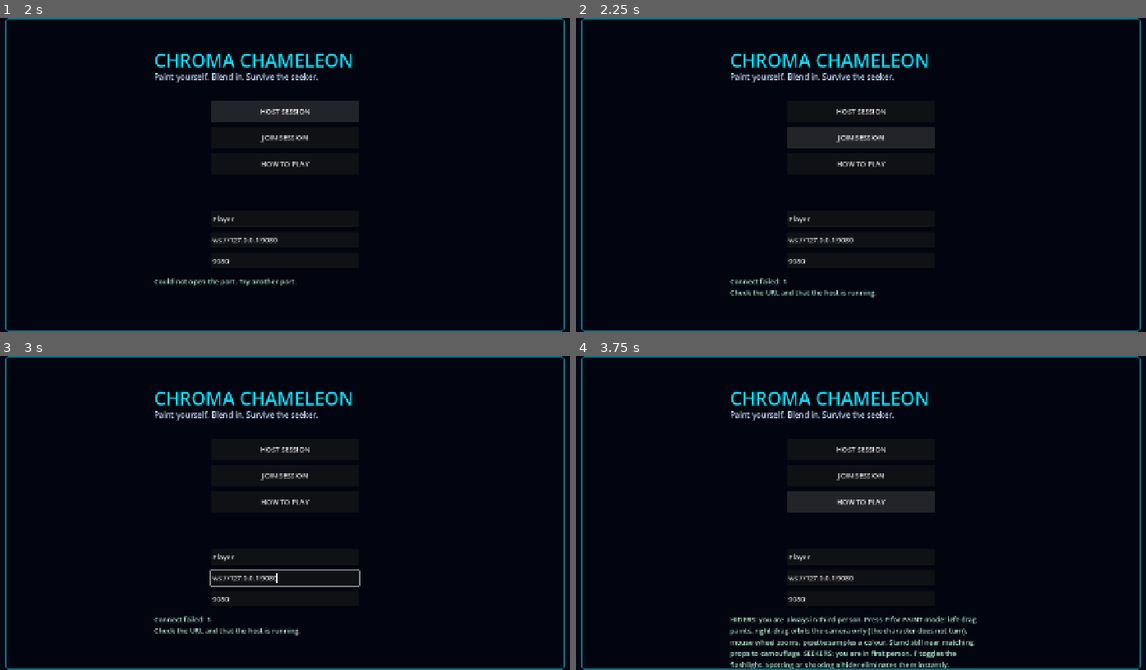
Above: before the commit, frames 1-4 (two rows, left to right).
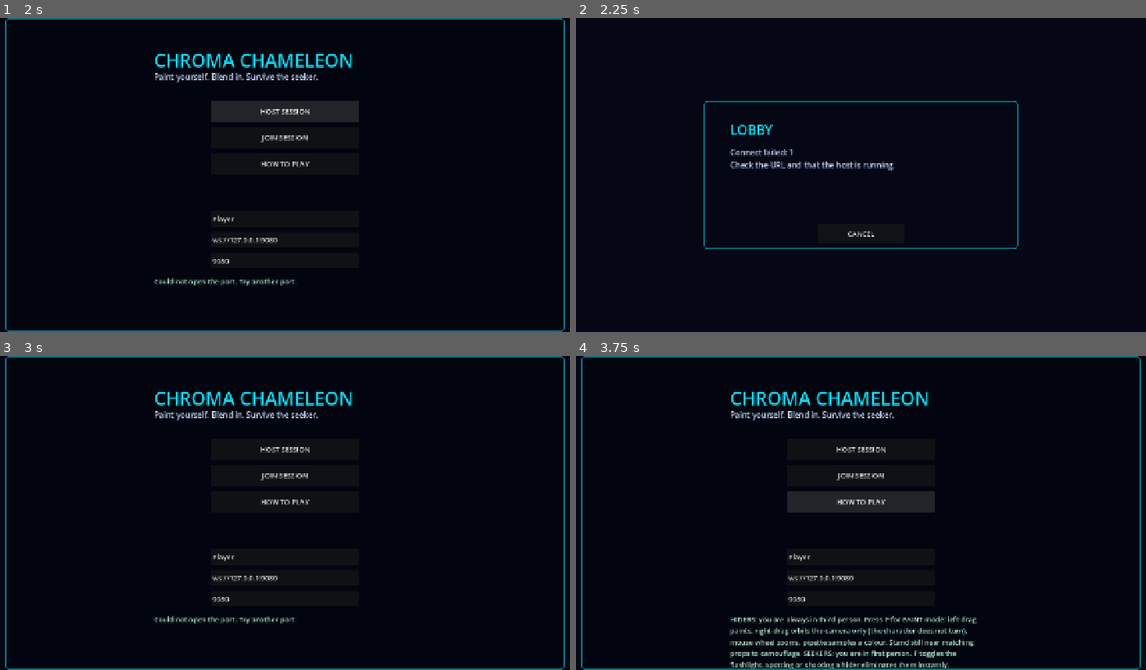
Above: after the commit, the same moments.

Repository: peakbuild112000/Project2
Game: Godot game, scene res://scenes/Main.tscn
Two runs of this game, one before a commit and one after it. Both use one fixed random seed, a clock stepped at 60 frames per second and the inputs below.
Inputs (mouse positions are in pixels of both pictures, inside the frame that each line leads up to):
- Up to frame 1 (2 s): tap Enter at 0.5 s; move the mouse to (427, 159) at 0.52 s; hold Right 0.53-1.25 s; tap Alt at 0.6 s; click (427, 159) at 0.67 s; click "HOST SESSION" at 1.25 s
- Up to frame 2 (2.25 s): click "JOIN SESSION" at 2 s
- Up to frame 3 (3 s): click (285, 572) at 2.75 s, where only the run after the commit has a clickable "CANCEL"
- Up to frame 4 (3.75 s): click "HOW TO PLAY" at 3.5 s

Frame 1 is identical in both runs. In frame 2, 7.1% of the frame differs, in the area x 0-100%, y 0-100%; in frame 3, 0.9%; in frame 4, nothing differs.

Commit message:
Replace menu with dedicated lobby screen on host and join

Diff:
--- a/scripts/HUD.gd
+++ b/scripts/HUD.gd
@@ -14,9 +14,11 @@
 var root: Control
 var surface: Control
 var menu_group: Control
+var lobby_group: Control
 var hud_group: Control
 var result_group: Control
 var menu_info: Label
+var lobby_label: Label
 var phase_label: Label
 var time_label: Label
 var role_label: Label
@@ -56,6 +58,7 @@
 	call_deferred("_fit")
 
 	_build_menu()
+	_build_lobby()
 	_build_hud()
 	_build_result()
 	show_menu()
@@ -155,6 +158,14 @@
 	menu_info = _label(bg, "", -300, 232, 600, 100, 0.5, 0.5, 16, Color(0.70, 0.90, 0.80))
 	menu_info.autowrap_mode = TextServer.AUTOWRAP_WORD_SMART
 
+func _build_lobby() -> void:
+	lobby_group = _make_group()
+	var bg := _panel(lobby_group, -360, -170, 720, 340, 0.5, 0.5, Color(0.02, 0.03, 0.08, 0.94))
+	_label(bg, "LOBBY", -300, -125, 600, 44, 0.5, 0.5, 30, Color(0.10, 0.85, 0.95))
+	lobby_label = _label(bg, "", -300, -65, 600, 150, 0.5, 0.5, 18, Color(0.75, 0.82, 0.95))
+	lobby_label.autowrap_mode = TextServer.AUTOWRAP_WORD_SMART
+	_button(bg, "CANCEL", "leave", 0, -100, 112, 200, 44, 0.5, 0.5)
+
 func _build_hud() -> void:
 	hud_group = _make_group()
 	var top := _panel(hud_group, -430, -345, 860, 52, 0.5, 0.5)
@@ -224,26 +235,35 @@
 
 func show_menu() -> void:
 	menu_group.visible = true
+	lobby_group.visible = false
 	hud_group.visible = false
 	result_group.visible = false
 
 func show_lobby(text: String) -> void:
-	show_menu()
-	menu_info.text = text
+	menu_group.visible = false
+	lobby_group.visible = true
+	hud_group.visible = false
+	result_group.visible = false
+	lobby_label.text = text
 
 func show_game() -> void:
 	menu_group.visible = false
+	lobby_group.visible = false
 	hud_group.visible = true
 	result_group.visible = false
 
 func show_result(text: String) -> void:
 	menu_group.visible = false
+	lobby_group.visible = false
 	hud_group.visible = true
 	result_group.visible = true
 	result_label.text = text
 
 func set_menu_info(text: String) -> void:
-	menu_info.text = text
+	if lobby_group != null and lobby_group.visible:
+		lobby_label.text = text
+	else:
+		menu_info.text = text
 
 func update_hud(info: Dictionary) -> void:
 	phase_label.text = str(info.get("phase", ""))
